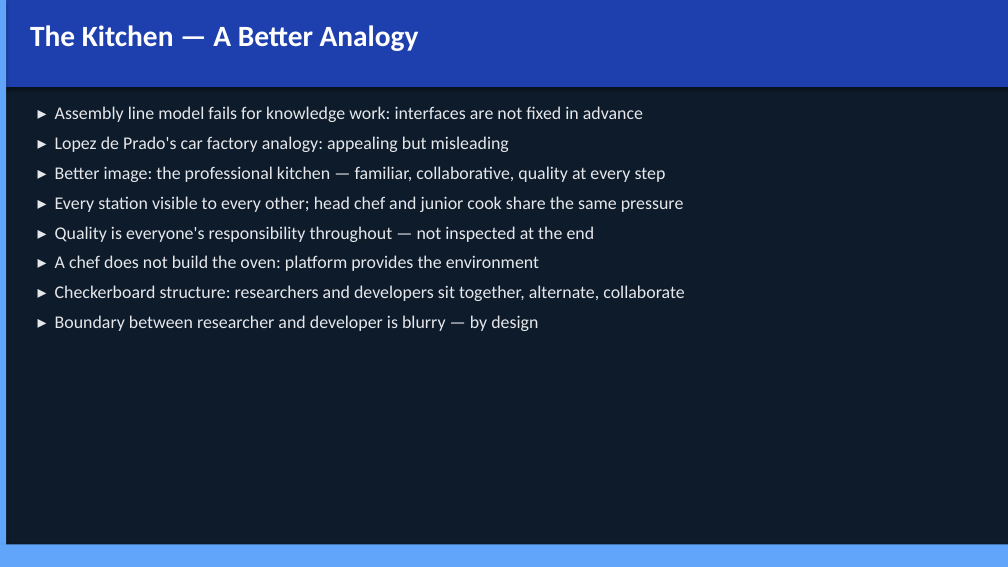
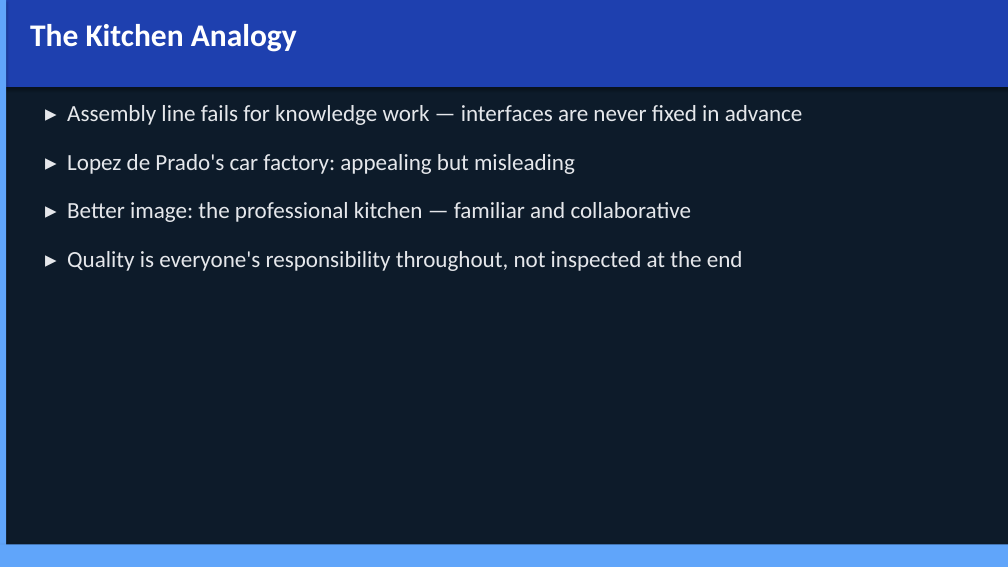
Before and after one commit to Jebel-Quant/platform, a slide deck: slide 13 of vision.pptx (slide 7 before the commit). Drawn at 1008x567 pixels with LibreOffice and Linux fonts; fonts in the diff are those of the drawing. Boxes give left, top, right and bottom in pixels: in the first picture for what was removed or moved away, otherwise in the second. Text is boxed around its words. In the diff, an @@ line names an element or a change of style, - is before the commit and + after.

```diff
--- a/vision.pptx
+++ b/vision.pptx
@@ text at box(30, 24, 297, 52): text changed; size 28 to 30 pt @@
-The Kitchen — A Better Analogy
+The Kitchen Analogy
@@ text at box(67, 105, 803, 271): text changed; size 17 to 22 pt @@
-▸ Assembly line model fails for knowledge work: interfaces are not fixed in advance
-▸ Lopez de Prado's car factory analogy: appealing but misleading
-▸ Better image: the professional kitchen — familiar, collaborative, quality at every step
-▸ Every station visible to every other; head chef and junior cook share the same pressure
-▸ Quality is everyone's responsibility throughout — not inspected at the end
-▸ A chef does not build the oven: platform provides the environment
-▸ Checkerboard structure: researchers and developers sit together, alternate, collaborate
-▸ Boundary between researcher and developer is blurry — by design
+▸ Assembly line fails for knowledge work — interfaces are never fixed in advance
+▸ Lopez de Prado's car factory: appealing but misleading
+▸ Better image: the professional kitchen — familiar and collaborative
+▸ Quality is everyone's responsibility throughout, not inspected at the end
```
Also in this commit, not shown: 18 other slides changed, 19 slides added, 1 other file.
